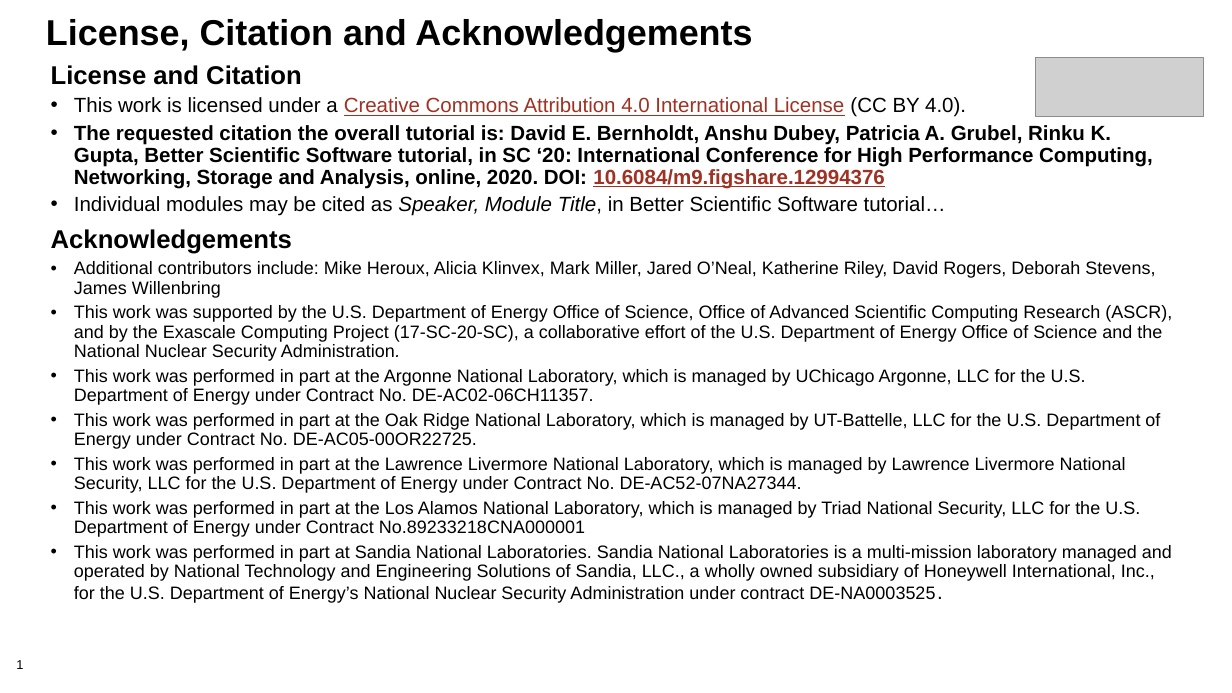
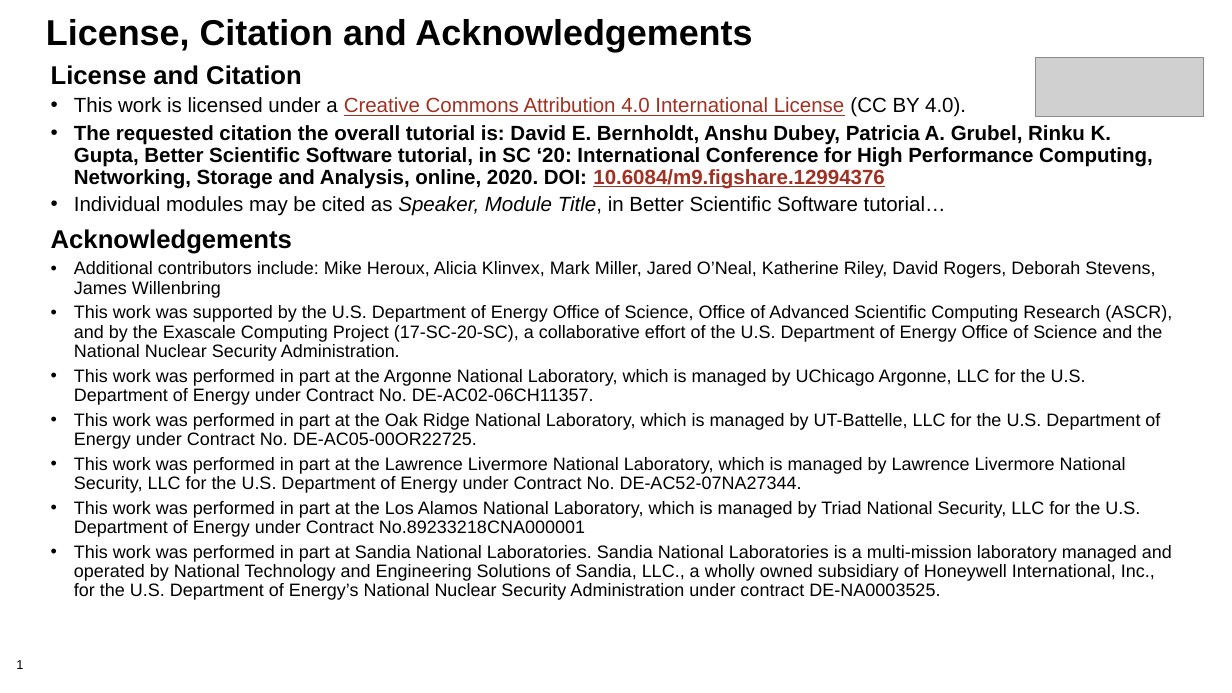
Before and after one commit to bssw-tutorial/presentations, a slide deck: slide 1 of license-master.pptx. Drawn at 1232x693 pixels with LibreOffice and Linux fonts; fonts in the diff are those of the drawing; grey boxes stand for pictures; background and template pictures are left out. Boxes give left, top, right and bottom in pixels: in the first picture for what was removed or moved away, otherwise in the second. Text is boxed around its words. In the diff, an @@ line names an element or a change of style, - is before the commit and + after.

Commit message:
Ensure consistent font size in acknowledgments section

```diff
--- a/license-master.pptx
+++ b/license-master.pptx
@@ text at (74, 545, 1172, 600): size 16 to 14 pt in "DE-NA0003525." @@
```
